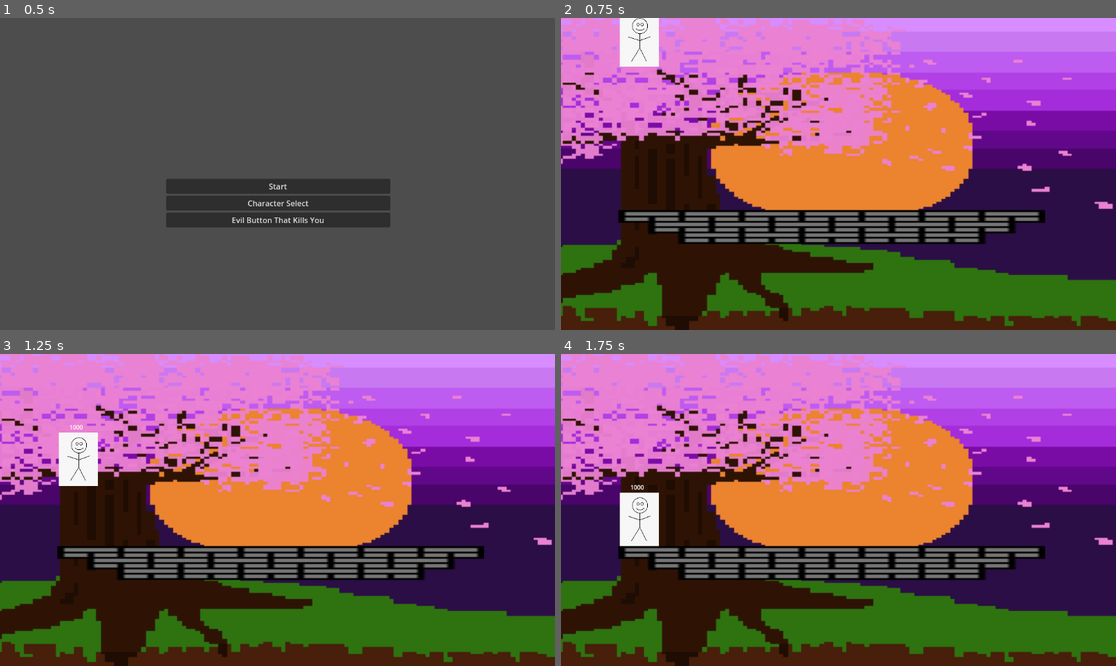
Above: before the commit, frames 1-4 (two rows, left to right).
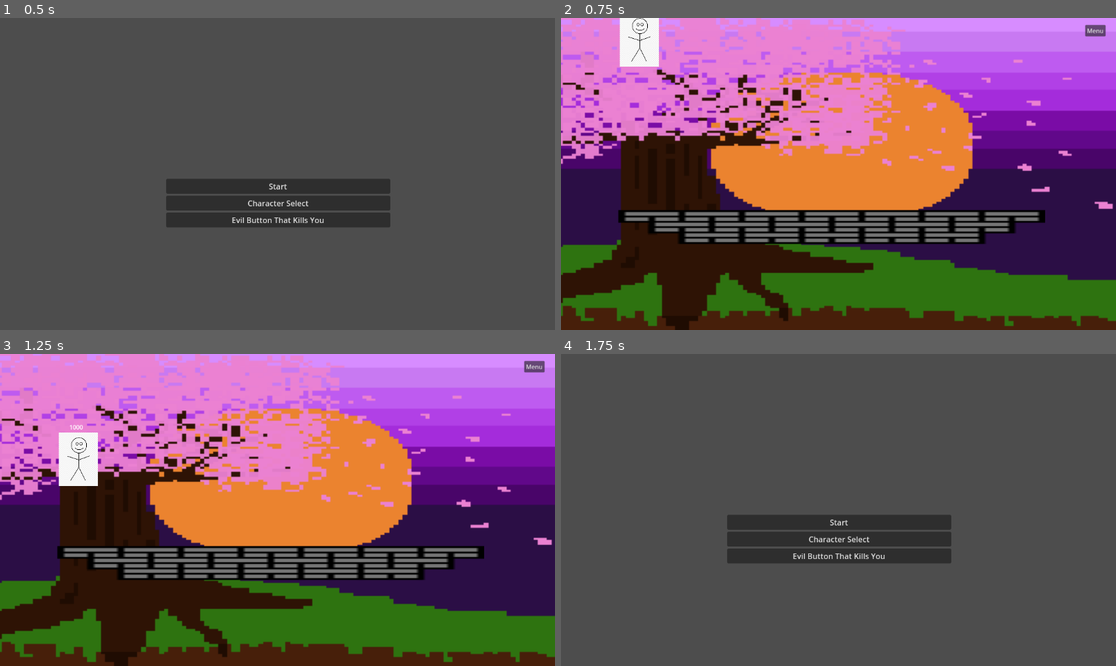
Above: after the commit, the same moments.

Repository: Iemonaide/fightinggame
Game: Godot game, scene res://scenes/startmenu.tscn
Two runs of this game, one before a commit and one after it. Both use one fixed random seed, a clock stepped at 60 frames per second and the inputs below.
Inputs (mouse positions are in pixels of both pictures, inside the frame that each line leads up to):
- Up to frame 1 (0.5 s): no input
- Up to frame 2 (0.75 s): click "Start" at 0.5 s
- Up to frame 3 (1.25 s): no input
- Up to frame 4 (1.75 s): click (1093, 366) at 1.25 s, where only the run after the commit has a clickable "Menu"

Frame 1 is identical in both runs. In frame 2, 0.1% of the frame differs, in the area x 94-99%, y 2-7%; in frame 3, 0.1%; in frame 4, 99%, in the area x 0-100%, y 0-100%.

Commit message:
i forgor

Diff:
--- a/fightinggame/scenes/game.tscn
+++ b/fightinggame/scenes/game.tscn
@@ -1,10 +1,12 @@
-[gd_scene load_steps=4 format=3 uid="uid://cctvitcnrt3e4"]
+[gd_scene load_steps=5 format=3 uid="uid://cctvitcnrt3e4"]
 
+[ext_resource type="Script" uid="uid://d17n37bmihfeg" path="res://scripts/game.gd" id="1_lbhrr"]
 [ext_resource type="Texture2D" uid="uid://b67xkdqua1bn4" path="res://assets/CherryBG.png" id="1_lnu2h"]
 [ext_resource type="PackedScene" uid="uid://dh72t1hp32wo7" path="res://scenes/character_body_2d.tscn" id="1_uwrxv"]
 [ext_resource type="PackedScene" uid="uid://cf2xr2pt1g2k8" path="res://scenes/tempplatform.tscn" id="2_yqjtg"]
 
 [node name="Game" type="Node2D"]
+script = ExtResource("1_lbhrr")
 
 [node name="CherryBg" type="Sprite2D" parent="."]
 position = Vector2(620, 472)
@@ -20,3 +22,15 @@
 [node name="Camera2D" type="Camera2D" parent="."]
 position = Vector2(599, 459)
 zoom = Vector2(0.77, 0.77)
+
+[node name="VBoxContainer" type="VBoxContainer" parent="."]
+offset_left = 1264.0
+offset_top = 57.0
+offset_right = 1319.0
+offset_bottom = 123.0
+
+[node name="returntomenu" type="Button" parent="VBoxContainer"]
+layout_mode = 2
+text = "Menu"
+
+[connection signal="pressed" from="VBoxContainer/returntomenu" to="." method="_on_returntomenu_pressed"]
--- /dev/null
+++ b/fightinggame/scripts/game.gd
@@ -0,0 +1,5 @@
+extends Node2D
+
+
+func _on_returntomenu_pressed() -> void:
+	get_tree().change_scene_to_file("res://scenes/startmenu.tscn")
Not shown, added: fightinggame/scripts/game.gd.uid
